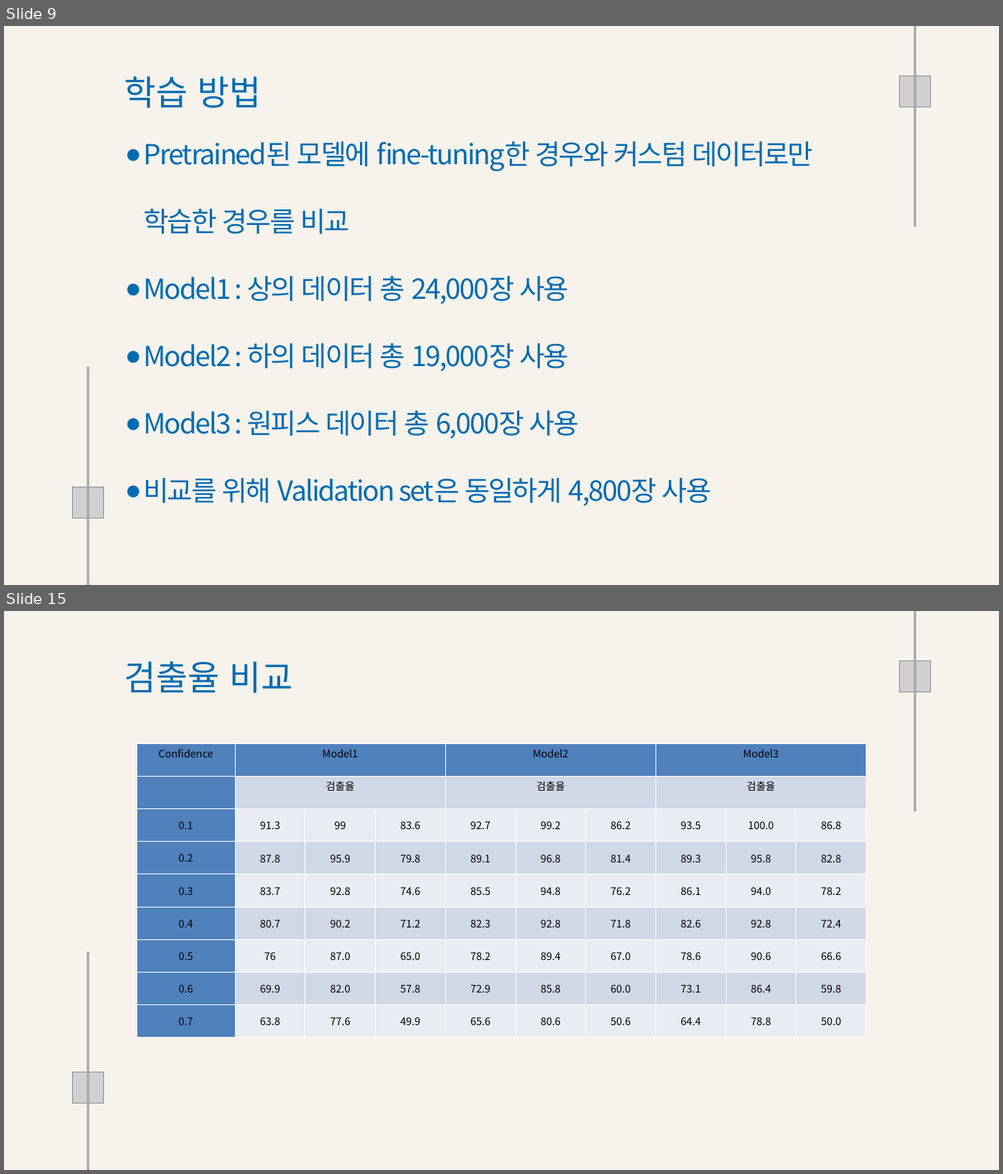
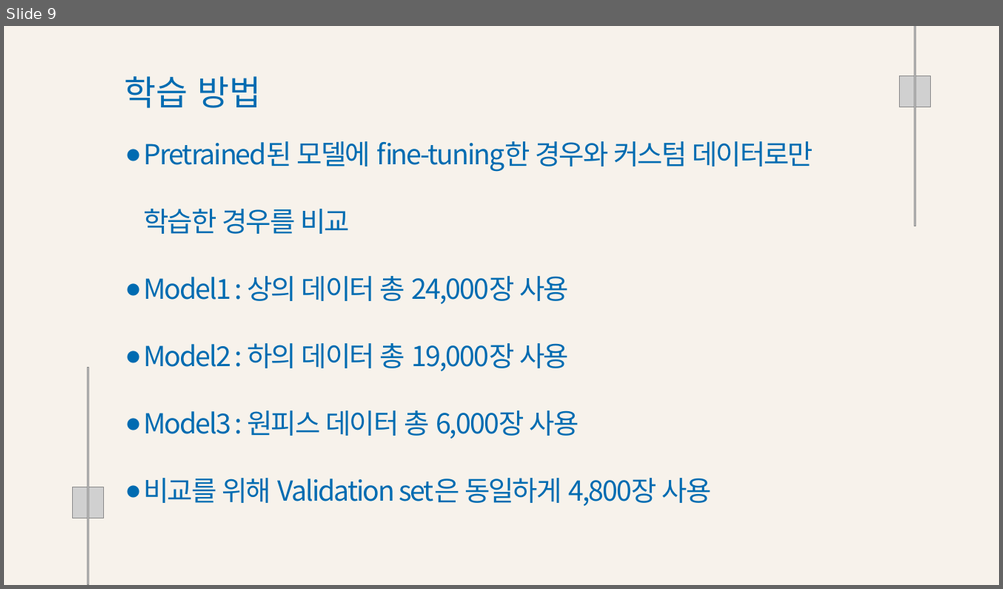
Before and after one commit to Playdata-G-DA35/DA35-final-team2-Item_Classification_RPA, a slide deck: documents/의류 카테고리 분류 모델 결과 보고서.pptx. Shown one above the other, each under a label of ours: slides 9 and 15 before the commit, slide 9 after it; the slides between them are not shown. The pictures are 1003x1174 and 1003x589 pixels, drawn with LibreOffice and Linux fonts; fonts in the diff are those of the drawing; grey boxes stand for pictures; background and template pictures are left out. Boxes give left, top, right and bottom in pixels: in the first picture for what was removed or moved away, otherwise in the second. Text is boxed around its words. In the diff, an @@ line names an element or a change of style, - is before the commit and + after.

```diff
--- a/documents/의류 카테고리 분류 모델 결과 보고서.pptx
+++ b/documents/의류 카테고리 분류 모델 결과 보고서.pptx
@@ slide 15 removed at (x1=4, y1=611, x2=999, y2=1170), background #F7F2EB @@
@@ picture removed at (x1=913, y1=611, x2=915, y2=811) @@
@@ text removed at (x1=124, y1=661, x2=293, y2=693) @@
-검출율 비교
@@ picture removed at (x1=899, y1=661, x2=930, y2=692) @@
@@ table removed at (x1=136, y1=743, x2=866, y2=1038), 9 rows, 10 columns @@
-Confidence | Model1 |  |  | Model2 |  |  | Model3 |  | 
- | 검출율 |  |  | 검출율 |  |  | 검출율 |  | 
-0.1 | 91.3 | 99 | 83.6 | 92.7 | 99.2 | 86.2 | 93.5 | 100.0 | 86.8
-0.2 | 87.8 | 95.9 | 79.8 | 89.1 | 96.8 | 81.4 | 89.3 | 95.8 | 82.8
-0.3 | 83.7 | 92.8 | 74.6 | 85.5 | 94.8 | 76.2 | 86.1 | 94.0 | 78.2
-0.4 | 80.7 | 90.2 | 71.2 | 82.3 | 92.8 | 71.8 | 82.6 | 92.8 | 72.4
-0.5 | 76 | 87.0 | 65.0 | 78.2 | 89.4 | 67.0 | 78.6 | 90.6 | 66.6
-0.6 | 69.9 | 82.0 | 57.8 | 72.9 | 85.8 | 60.0 | 73.1 | 86.4 | 59.8
-0.7 | 63.8 | 77.6 | 49.9 | 65.6 | 80.6 | 50.6 | 64.4 | 78.8 | 50.0
@@ picture removed at (x1=88, y1=952, x2=89, y2=1170) @@
@@ picture removed at (x1=73, y1=1073, x2=103, y2=1103) @@
```
Also in this commit, not shown: 6 slides changed, 5 slides added, 8 other slides removed, 2 other files.
